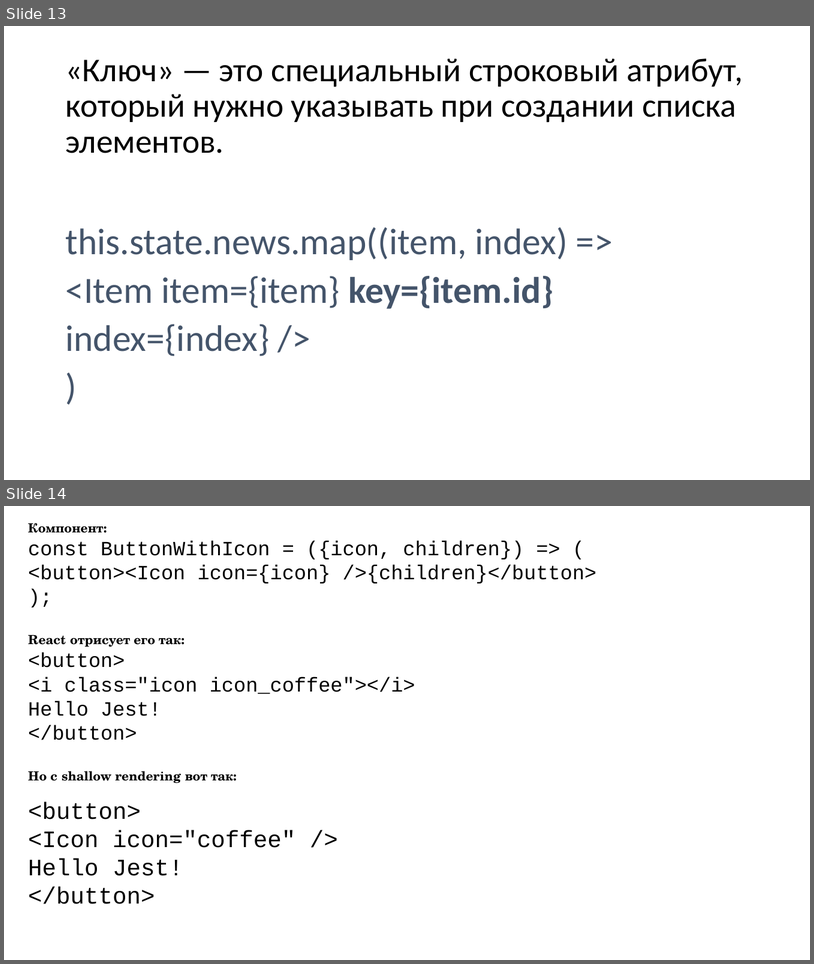
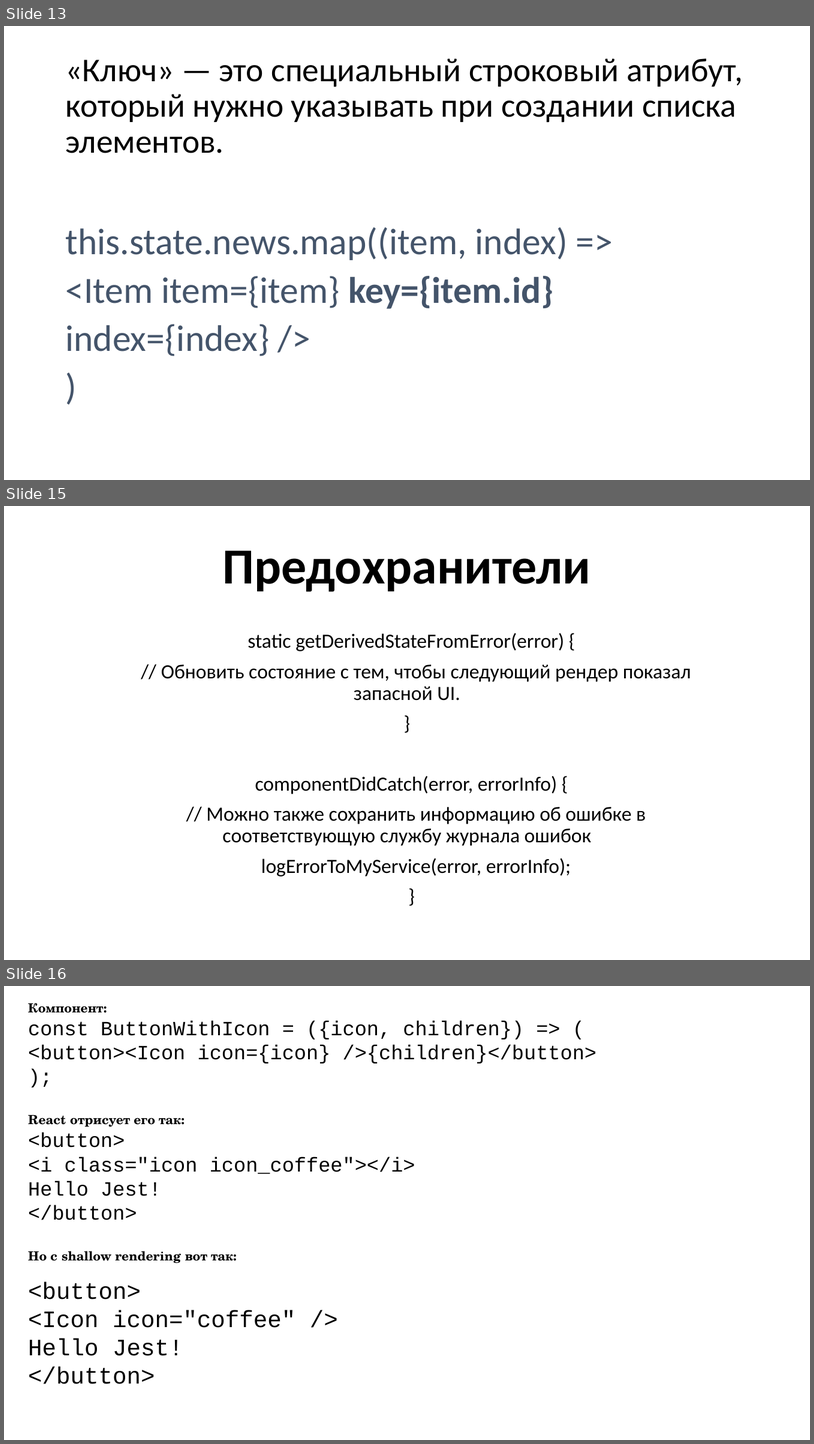
Before and after one commit to spiderpoul/react-redux-hooks, a slide deck: React.pptx. Shown one above the other, each under a label of ours: slides 13 and 14 before the commit, slides 13, 15 and 16 after it; the slides between them are not shown. The pictures are 814x964 and 814x1444 pixels, drawn with LibreOffice and Linux fonts; fonts in the diff are those of the drawing. Boxes give left, top, right and bottom in pixels: in the first picture for what was removed or moved away, otherwise in the second. Text is boxed around its words. In the diff, an @@ line names an element or a change of style, - is before the commit and + after.

Commit message:
How To and slides

```diff
--- a/React.pptx
+++ b/React.pptx
@@ slide 15 added at bbox=[4, 506, 810, 960], background #FFFFFF @@
@@ title added at bbox=[223, 550, 591, 592], 60 pt, text #000000, bold @@
+Предохранители
@@ subtitle added at bbox=[161, 633, 692, 876], 24 pt, text #000000 @@
+static getDerivedStateFromError(error) {
+// Обновить состояние с тем, чтобы следующий рендер показал запасной UI.
+}
+componentDidCatch(error, errorInfo) {
+// Можно также сохранить информацию об ошибке в соответствующую службу журнала ошибок
+logErrorToMyService(error, errorInfo);
+}
@@ what was slide 14 is now slide 16 @@
```
Also in this commit, not shown: 1 other slide added, 1 other file.
